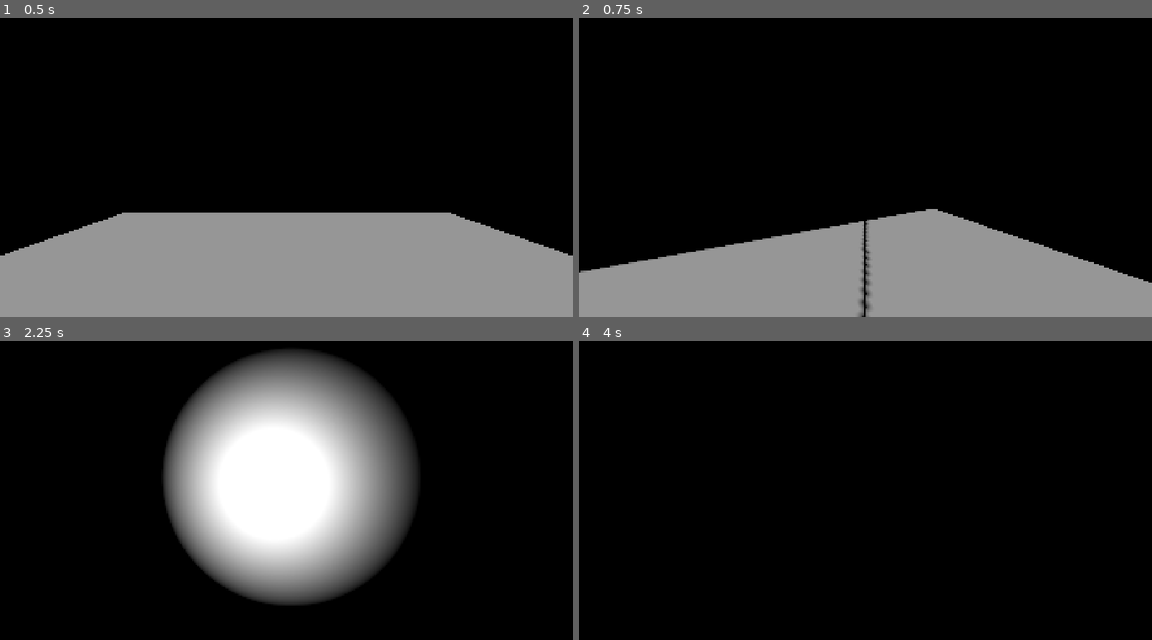
Above: before the commit, frames 1-4 (two rows, left to right).
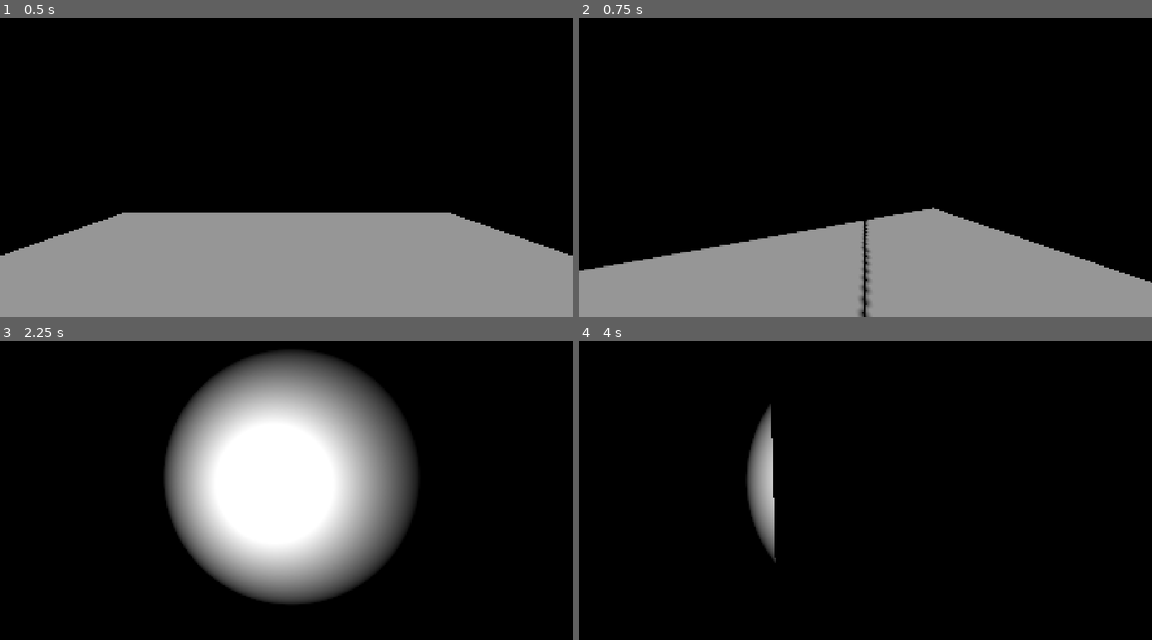
Above: after the commit, the same moments.

Repository: GeeTwentyFive/HnS
Game: Godot game, scene res://TEST.tscn
The game is run twice, just before and just after one commit, with the same random seed, the same clock (stepped at 60 frames per second) and the same inputs. Sound files missing from this copy of the repository are replaced by a short silence.
Inputs (mouse positions are in pixels of both pictures, inside the frame that each line leads up to):
- Up to frame 1 (0.5 s): no input
- Up to frame 2 (0.75 s): tap Enter at 0.5 s; move the mouse to (894, 155) at 0.52 s; press the mouse at (894, 155) at 0.53 s; hold W (Forward) from 0.53 s (still down)
- Up to frame 3 (2.25 s): keep holding W (Forward); tap Space (Jump) at 0.77, 1.25, 1.52 s; tap Shift (Slide) at 0.8, 1.35 s; move the mouse to (257, 481) at 1.27 s; release the mouse at (257, 481) at 1.28 s; click (257, 481) at 1.55 s; tap Enter at 2 s; move the mouse to (297, 472) at 2.02 s; hold Shift (Slide) from 2.03 s (still down); right-click (297, 472) at 2.1 s
- Up to frame 4 (4 s): keep holding W (Forward); tap Space (Jump) at 2.75, 3.02, 3.77 s; move the mouse to (859, 484) at 2.77 s; release Shift (Slide) at 2.78 s; click (859, 484) at 2.85 s; tap Enter at 3.5 s; move the mouse to (905, 481) at 3.52 s; hold Shift (Slide) from 3.53 s (still down)

Frame 1 is identical in both runs. In frame 2, 0.4% of the frame differs, in the area x 0-100%, y 63-100%; in frame 3, 0.1%; in frame 4, 1.7%, in the area x 29-35%, y 21-75%.

Commit message:
Hook & slide for network sync

Diff:
--- a/hide-and-schmove/Player.tscn
+++ b/hide-and-schmove/Player.tscn
@@ -103,3 +103,7 @@
 [node name="CollisionShape3D" type="CollisionShape3D" parent="Wall_Collider"]
 transform = Transform3D(1, 0, 0, 0, 1, 0, 0, 0, 1, 0, 0.99, 0)
 shape = SubResource("CylinderShape3D_kpjcp")
+
+[node name="Slide_Sound" type="AudioStreamPlayer3D" parent="."]
+unique_name_in_owner = true
+attenuation_model = 1
--- a/hide-and-schmove/game_manager.gd
+++ b/hide-and-schmove/game_manager.gd
@@ -14,6 +14,8 @@
 
 var local_player: Player = null
 var remote_players: Array[Player] = []
+
+# TODO: local_state
 
 
 func _ready() -> void:
--- a/hide-and-schmove/player.gd
+++ b/hide-and-schmove/player.gd
@@ -6,6 +6,7 @@
 const WALK_SPEED = RUN_SPEED / 2
 const JUMP_IMPULSE = 6.0
 const LOCAL_PLAYER_BODY_TRANSPARENCY = 0.1
+const HOOK_POINT_SOUND = preload("res://Audio/impactSoft_heavy_000.ogg")
 
 
 @export var is_local_player: bool = false
@@ -20,14 +21,11 @@
 var sensitivity: float = 0.01
 var pause_input: bool = false
 var move_speed := RUN_SPEED
-var yaw := 0.0:
-	set(x):
-		yaw = x
-		# TODO
-var pitch := 0.0:
-	set(x):
-		pitch = x
-		# TODO
+var yaw := 0.0
+var pitch := 0.0
+var slide_sound_playing := false
+var hooked := false
+var hook_point := Vector3.ZERO
 var flashlight: bool = false:
 	set(x):
 		%Flashlight.visible = x
@@ -64,9 +62,37 @@
 
 
 @onready var hook_material = StandardMaterial3D.new()
-var hooked := false
-var hook_point := Vector3.ZERO
+var last_hooked := hooked
 func _physics_process(_delta: float) -> void:
+	if slide_sound_playing:
+		if not %Slide_Sound.playing:
+			%Slide_Sound.play()
+
+	%Hook.mesh.clear_surfaces()
+	if hooked:
+		if is_local_player:
+			apply_central_force(
+				(hook_point - %Hook.global_position).normalized() *
+				move_speed
+			)
+
+		%Hook.mesh.surface_begin(Mesh.PRIMITIVE_LINES, hook_material)
+		%Hook.mesh.surface_add_vertex(Vector3.ZERO)
+		%Hook.mesh.surface_add_vertex(to_local(hook_point).rotated(Vector3.UP, yaw))
+		%Hook.mesh.surface_end()
+
+		if last_hooked != hooked:
+			var hook_point_sound := AudioStreamPlayer3D.new()
+			hook_point_sound.global_position = hook_point
+			hook_point_sound.stream = HOOK_POINT_SOUND
+			hook_point_sound.attenuation_model = AudioStreamPlayer3D.ATTENUATION_INVERSE_SQUARE_DISTANCE
+			hook_point_sound.autoplay = true
+			hook_point_sound.finished.connect(
+				func(): hook_point_sound.queue_free()
+			)
+			get_tree().root.add_child(hook_point_sound)
+	last_hooked = hooked
+
 	if not is_local_player: return
 
 	if global_position.y < 0.0:
@@ -110,7 +136,13 @@
 
 	if Input.is_action_pressed("Slide"):
 		physics_material_override.friction = 0.0
-	else: physics_material_override.friction = 1.0
+
+		if is_on_ground or is_at_wall:
+			slide_sound_playing = true
+		else: slide_sound_playing = false
+	else:
+		physics_material_override.friction = 1.0
+		slide_sound_playing = false
 
 	if Input.is_action_pressed("Hook") and not hooked:
 		%Camera_Raycast.force_raycast_update()
@@ -119,17 +151,5 @@
 			hooked = true
 	elif not Input.is_action_pressed("Hook"): hooked = false
 
-	%Hook.mesh.clear_surfaces()
-	if hooked:
-		apply_central_force(
-			(hook_point - %Hook.global_position).normalized() *
-			move_speed
-		)
-
-		%Hook.mesh.surface_begin(Mesh.PRIMITIVE_LINES, hook_material)
-		%Hook.mesh.surface_add_vertex(Vector3.ZERO)
-		%Hook.mesh.surface_add_vertex(to_local(hook_point).rotated(Vector3.UP, yaw))
-		%Hook.mesh.surface_end()
-
 	if Input.is_action_just_pressed("Flashlight"):
 		flashlight = not flashlight
